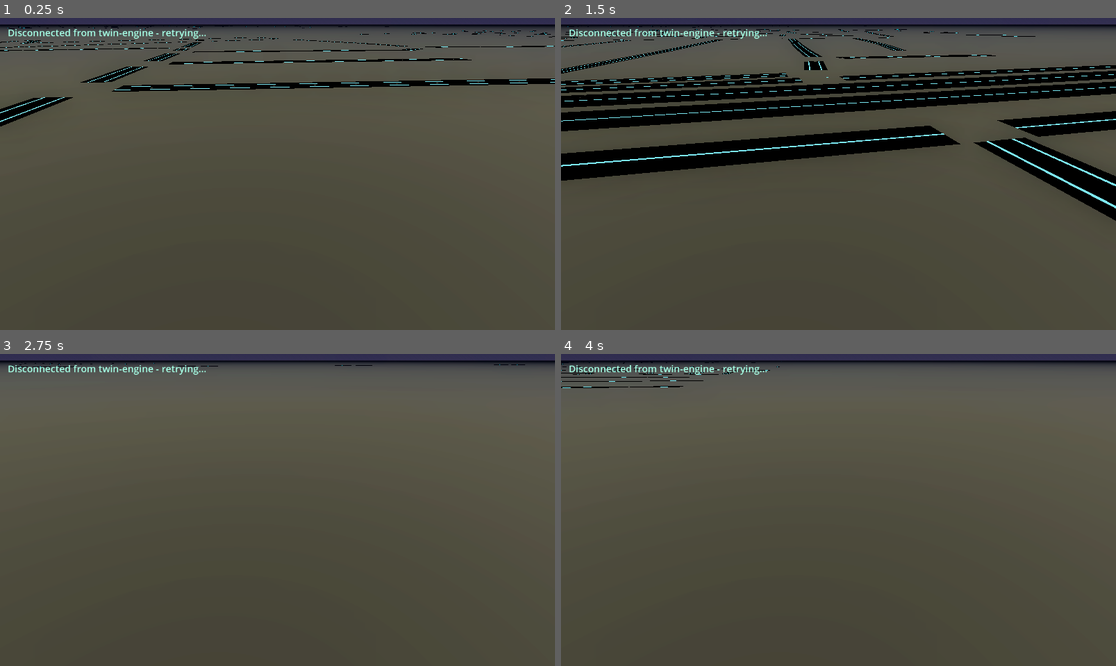
Above: before the commit, frames 1-4 (two rows, left to right).
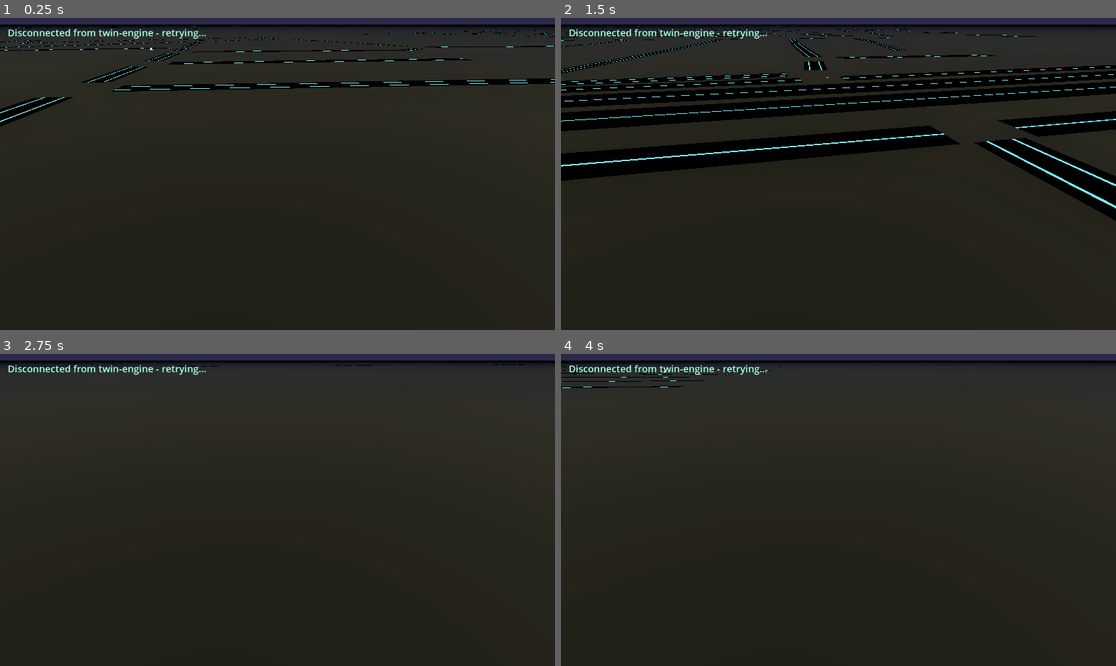
Above: after the commit, the same moments.

Repository: Shanjiv931/ev_orchestrator_cps
Game: Godot game, scene res://scenes/Main.tscn
Same seed, same stepped clock (60 frames per second), same inputs: the game is played once before the commit and once after it.
Inputs (mouse positions are in pixels of both pictures, inside the frame that each line leads up to):
- Up to frame 1 (0.25 s): no input
- Up to frame 2 (1.5 s): tap Enter at 0.5 s; move the mouse to (960, 158) at 0.52 s; hold Right 0.53-1.28 s; click (960, 158) at 0.67 s; move the mouse to (727, 189) at 1.27 s; hold Down from 1.28 s (still down)
- Up to frame 3 (2.75 s): move the mouse to (333, 441) at 2.02 s; release Down at 2.03 s; hold Right from 2.03 s (still down)
- Up to frame 4 (4 s): move the mouse to (810, 572) at 2.77 s; release Right at 2.78 s; hold Up 2.78-3.53 s; click (810, 572) at 2.92 s; move the mouse to (1005, 556) at 3.52 s; hold Left from 3.53 s (still down)

The runs differ from the first frame. In frame 1, 93% of the frame differs, in the area x 0-100%, y 2-100%; in frame 2, 76%; in frame 3, 96%; in frame 4, 96%.

Commit message:
Replace procedural 4W cars and empty terrain with real Kenney assets
User downloaded Kenney's Car Kit and City Kit (Commercial/Industrial) -
all CC0, genuinely free to use (see godot-viewer/assets/KENNEY_LICENSE.txt).

- Vehicle.gd: 4W vehicles now instantiate a real car mesh (sedan, suv,
  hatchback-sports, taxi, van, delivery - picked deterministically per
  vehicle_id) instead of procedural boxes. 2W/3W stay procedural since
  the kit has no motorbike/auto-rickshaw equivalent. Car bodies are
  explicitly tinted per vehicle_id: the imported glTF materials come
  out of Godot's importer with a near-white body texture (confirmed via
  a debug script that the texture itself binds correctly - likely a
  KHR_texture_transform atlas quirk in the importer) rather than fight
  that, each body mesh gets its own duplicated material with the
  existing paint palette, leaving wheels untouched.
- CityProps.gd (new): scatters a curated set of building models offset
  from real road segments (grid-based spacing to avoid clumping, capped
  at 450) so the network reads as a town, not empty terrain. Placement
  is illustrative - the OSM extract only carried road geometry, not
  real building footprints.
- Recalibrated WorldEnvironment lighting (sun 3.2->1.6, ambient 1.1->0.7,
  glow HDR threshold 1.0->1.6): the previous values were tuned against
  my own near-black procedural materials and blew the real assets' mid-
  tone textures out to solid white/bloom.

Verified via the same windowed-capture-against-the-live-stack process
as the previous commit: caught the texture-transform/tint issue and the
lighting blowout this way, both invisible from headless import checks.

Diff:
--- a/godot-viewer/scenes/Main.tscn
+++ b/godot-viewer/scenes/Main.tscn
@@ -1,7 +1,8 @@
-[gd_scene load_steps=5 format=3]
+[gd_scene load_steps=6 format=3]
 
 [ext_resource type="Script" path="res://scripts/Main.gd" id="1"]
 [ext_resource type="Script" path="res://scripts/RoadNetwork.gd" id="2"]
+[ext_resource type="Script" path="res://scripts/CityProps.gd" id="3"]
 
 [sub_resource type="PlaneMesh" id="PlaneMesh_1"]
 size = Vector2(11000, 9500)
@@ -21,6 +22,9 @@
 [node name="Roads" type="Node3D" parent="."]
 script = ExtResource("2")
 
+[node name="City" type="Node3D" parent="."]
+script = ExtResource("3")
+
 [node name="Sun" type="DirectionalLight3D" parent="."]
 shadow_enabled = true
 
--- /dev/null
+++ b/godot-viewer/scripts/CityProps.gd
@@ -0,0 +1,96 @@
+extends Node3D
+
+## Scatters Kenney city-kit buildings (CC0, see assets/KENNEY_LICENSE.txt)
+## offset from real road segments, so the Vellore network reads as an
+## actual town rather than empty terrain. Placement is illustrative, not
+## real building footprints - Vellore's OSM extract only carried road
+## geometry, not building data.
+
+@export var origin_lat: float = 12.937711
+@export var origin_lon: float = 79.152291
+@export var road_data_path: String = "res://data/vellore_roads.json"
+@export var max_buildings: int = 450
+@export var placement_probability: float = 0.12
+@export var offset_distance: float = 14.0
+@export var cell_size: float = 45.0
+
+const BUILDING_MODELS := [
+	preload("res://assets/city/buildings/commercial/building-a.glb"),
+	preload("res://assets/city/buildings/commercial/building-c.glb"),
+	preload("res://assets/city/buildings/commercial/building-e.glb"),
+	preload("res://assets/city/buildings/commercial/building-g.glb"),
+	preload("res://assets/city/buildings/commercial/building-k.glb"),
+	preload("res://assets/city/buildings/commercial/building-m.glb"),
+	preload("res://assets/city/buildings/industrial/building-a.glb"),
+	preload("res://assets/city/buildings/industrial/building-c.glb"),
+	preload("res://assets/city/buildings/industrial/building-e.glb"),
+	preload("res://assets/city/buildings/industrial/building-h.glb"),
+]
+
+var _rng := RandomNumberGenerator.new()
+var _occupied_cells: Dictionary = {}
+
+
+func _ready() -> void:
+	_rng.seed = 1337  # deterministic layout across runs
+	_build()
+
+
+func _build() -> void:
+	var file := FileAccess.open(road_data_path, FileAccess.READ)
+	if file == null:
+		push_warning("CityProps: could not open %s" % road_data_path)
+		return
+	var text := file.get_as_text()
+	file.close()
+
+	var json := JSON.new()
+	if json.parse(text) != OK:
+		push_warning("CityProps: failed to parse road data")
+		return
+	var data = json.get_data()
+	var roads: Array = data.get("roads", [])
+
+	var placed := 0
+	for road in roads:
+		if placed >= max_buildings:
+			break
+		var points: Array = road.get("points", [])
+		for i in range(points.size() - 1):
+			if placed >= max_buildings:
+				break
+			if _rng.randf() > placement_probability:
+				continue
+			var a := GeoProjection.to_world(float(points[i][1]), float(points[i][0]), origin_lat, origin_lon)
+			var b := GeoProjection.to_world(float(points[i + 1][1]), float(points[i + 1][0]), origin_lat, origin_lon)
+			var dir := b - a
+			if dir.length() < 0.5:
+				continue
+			dir = dir.normalized()
+			var side := Vector3(-dir.z, 0.0, dir.x)
+			var pick_side := 1.0 if _rng.randf() < 0.5 else -1.0
+			var pos := a + side * offset_distance * pick_side
+			if not _reserve_cell(pos):
+				continue
+			_place_building(pos)
+			placed += 1
+
+	print("CityProps: placed %d buildings" % placed)
+
+
+func _reserve_cell(pos: Vector3) -> bool:
+	var key := Vector2i(floori(pos.x / cell_size), floori(pos.z / cell_size))
+	if _occupied_cells.has(key):
+		return false
+	_occupied_cells[key] = true
+	return true
+
+
+func _place_building(pos: Vector3) -> void:
+	var model_idx := _rng.randi() % BUILDING_MODELS.size()
+	var building: Node3D = BUILDING_MODELS[model_idx].instantiate()
+	building.position = pos
+	building.rotation_degrees.y = _rng.randf_range(0.0, 360.0)
+	var s := _rng.randf_range(0.85, 1.3)
+	building.scale = Vector3(s, s, s)
+	add_child(building)
--- a/godot-viewer/scripts/Main.gd
+++ b/godot-viewer/scripts/Main.gd
@@ -51,7 +51,7 @@
 	env.sky = sky
 
 	env.ambient_light_source = Environment.AMBIENT_SOURCE_SKY
-	env.ambient_light_energy = 1.1
+	env.ambient_light_energy = 0.7
 
 	env.fog_enabled = true
 	env.fog_light_color = Color(0.05, 0.06, 0.10)
@@ -59,10 +59,10 @@
 	env.fog_sky_affect = 0.35
 
 	env.glow_enabled = true
-	env.glow_intensity = 0.9
-	env.glow_bloom = 0.2
+	env.glow_intensity = 0.7
+	env.glow_bloom = 0.15
 	env.glow_blend_mode = Environment.GLOW_BLEND_MODE_SOFTLIGHT
-	env.glow_hdr_threshold = 1.0
+	env.glow_hdr_threshold = 1.6
 
 	env.ssao_enabled = true
 	env.ssao_intensity = 1.5
@@ -82,7 +82,7 @@
 	# instead, same trick used for the camera.
 	sun.position = Vector3(1500, 2200, 1200)
 	sun.look_at(Vector3.ZERO, Vector3.UP)
-	sun.light_energy = 3.2
+	sun.light_energy = 1.6
 	sun.light_color = Color(1.0, 0.96, 0.88)
 	sun.shadow_enabled = true
 	sun.directional_shadow_max_distance = 2000.0
--- a/godot-viewer/scripts/Vehicle.gd
+++ b/godot-viewer/scripts/Vehicle.gd
@@ -18,6 +18,18 @@
 	Color(0.10, 0.10, 0.13),  # graphite black
 	Color(0.08, 0.20, 0.42),  # deep blue
 	Color(0.55, 0.06, 0.10),  # dark red
+]
+
+# Real 4W meshes (Kenney Car Kit, CC0 - see assets/KENNEY_LICENSE.txt),
+# picked deterministically per vehicle_id for variety. No motorbike/auto-
+# rickshaw equivalent exists in the kit, so 2W/3W stay procedural.
+const CAR_MODELS := [
+	preload("res://assets/vehicles/sedan.glb"),
+	preload("res://assets/vehicles/suv.glb"),
+	preload("res://assets/vehicles/hatchback-sports.glb"),
+	preload("res://assets/vehicles/taxi.glb"),
+	preload("res://assets/vehicles/van.glb"),
+	preload("res://assets/vehicles/delivery.glb"),
 ]
 
 var vehicle_id: String = "":
@@ -162,6 +174,23 @@
 	rim.position = position
 	rim.set_surface_override_material(0, _rim_material())
 	parts.add_child(rim)
+
+
+func _tint_body(node: Node, color: Color) -> void:
+	# Kenney's car meshes come out of glTF import with a mostly-white body
+	# texture (a KHR_texture_transform atlas quirk, not a broken reference -
+	# confirmed the texture itself binds fine). Rather than fight the
+	# importer, give each vehicle_id a deliberate paint color, matching the
+	# procedural 2W/3W look, without recoloring the wheels/tires.
+	if node is MeshInstance3D and node.name.begins_with("body"):
+		var mesh: Mesh = node.mesh
+		for i in mesh.get_surface_count():
+			var base_mat := mesh.surface_get_material(i)
+			var mat: StandardMaterial3D = base_mat.duplicate() if base_mat is StandardMaterial3D else StandardMaterial3D.new()
+			mat.albedo_color = color
+			node.set_surface_override_material(i, mat)
+	for child in node.get_children():
+		_tint_body(child, color)
 
 
 func _underglow(length: float, width: float) -> void:
@@ -203,16 +232,12 @@
 			_underglow(1.7, 1.1)
 			info.position = Vector3(0, 1.7, 0)
 		_:
-			_box(Vector3(4.0, 0.5, 1.85), Vector3(0.0, 0.45, 0.0), paint)
-			_box(Vector3(2.0, 0.35, 1.6), Vector3(-0.15, 0.85, 0.0), glass)
-			_box(Vector3(1.5, 0.12, 1.4), Vector3(-0.15, 1.08, 0.0), paint)
-			_box(Vector3(0.10, 0.14, 0.28), Vector3(1.95, 0.55, 0.65), headlight)
-			_box(Vector3(0.10, 0.14, 0.28), Vector3(1.95, 0.55, -0.65), headlight)
-			_box(Vector3(0.10, 0.16, 0.30), Vector3(-1.95, 0.55, 0.65), taillight)
-			_box(Vector3(0.10, 0.16, 0.30), Vector3(-1.95, 0.55, -0.65), taillight)
-			_wheel(Vector3(1.35, 0.34, 0.62), 0.34, 0.24)
-			_wheel(Vector3(1.35, 0.34, -0.62), 0.34, 0.24)
-			_wheel(Vector3(-1.35, 0.34, 0.62), 0.34, 0.24)
-			_wheel(Vector3(-1.35, 0.34, -0.62), 0.34, 0.24)
-			_underglow(3.8, 1.7)
-			info.position = Vector3(0, 2.1, 0)
+			var model_idx: int = absi(hash(vehicle_id)) % CAR_MODELS.size()
+			var model: Node3D = CAR_MODELS[model_idx].instantiate()
+			# Kenney's glTF forward axis vs. this project's local +X-forward
+			# convention (see _process) - tuned empirically against screenshots.
+			model.rotation_degrees = Vector3(0, 90, 0)
+			_tint_body(model, _paint_color())
+			parts.add_child(model)
+			_underglow(2.6, 1.3)
+			info.position = Vector3(0, 2.3, 0)
Not shown, added: godot-viewer/assets/KENNEY_LICENSE.txt
Binary file added: godot-viewer/assets/city/buildings/commercial/Textures/colormap.png
Not shown, added: godot-viewer/assets/city/buildings/commercial/Textures/colormap.png.import
Binary file added: godot-viewer/assets/city/buildings/commercial/building-a.glb
Not shown, added: godot-viewer/assets/city/buildings/commercial/building-a.glb.import
Binary file added: godot-viewer/assets/city/buildings/commercial/building-c.glb
Not shown, added: godot-viewer/assets/city/buildings/commercial/building-c.glb.import
Binary file added: godot-viewer/assets/city/buildings/commercial/building-e.glb
Not shown, added: godot-viewer/assets/city/buildings/commercial/building-e.glb.import
Binary file added: godot-viewer/assets/city/buildings/commercial/building-g.glb
Not shown, added: godot-viewer/assets/city/buildings/commercial/building-g.glb.import
Binary file added: godot-viewer/assets/city/buildings/commercial/building-k.glb
(and 28 more such lines)
